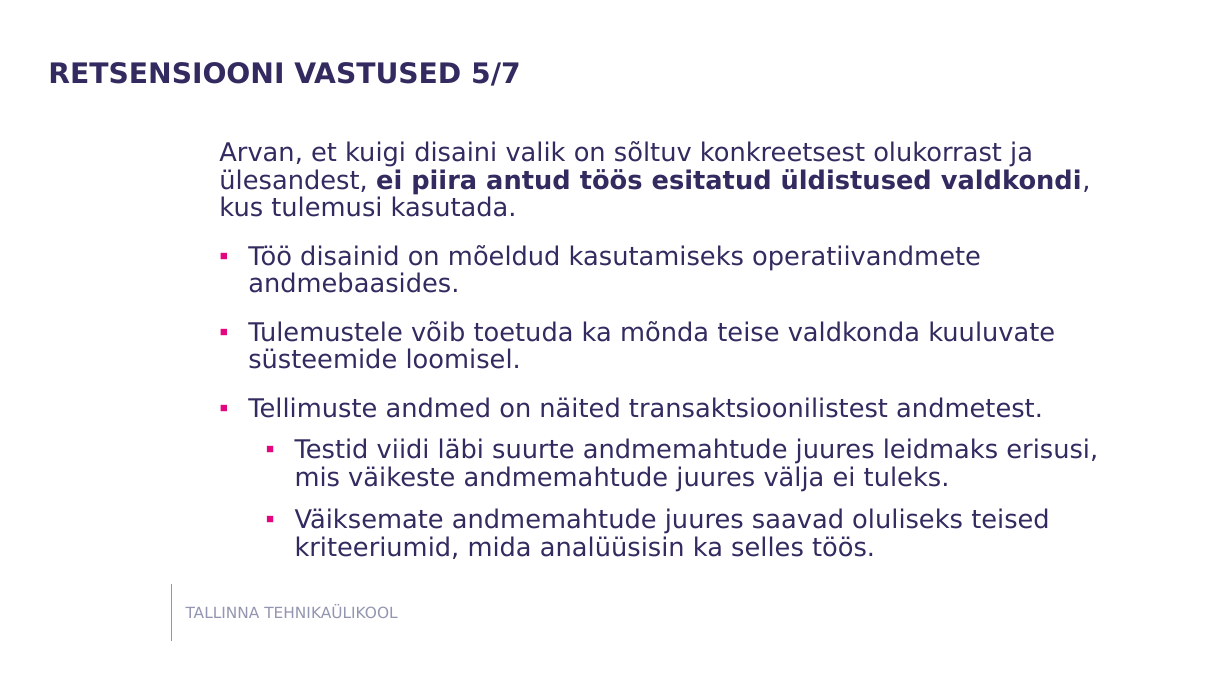
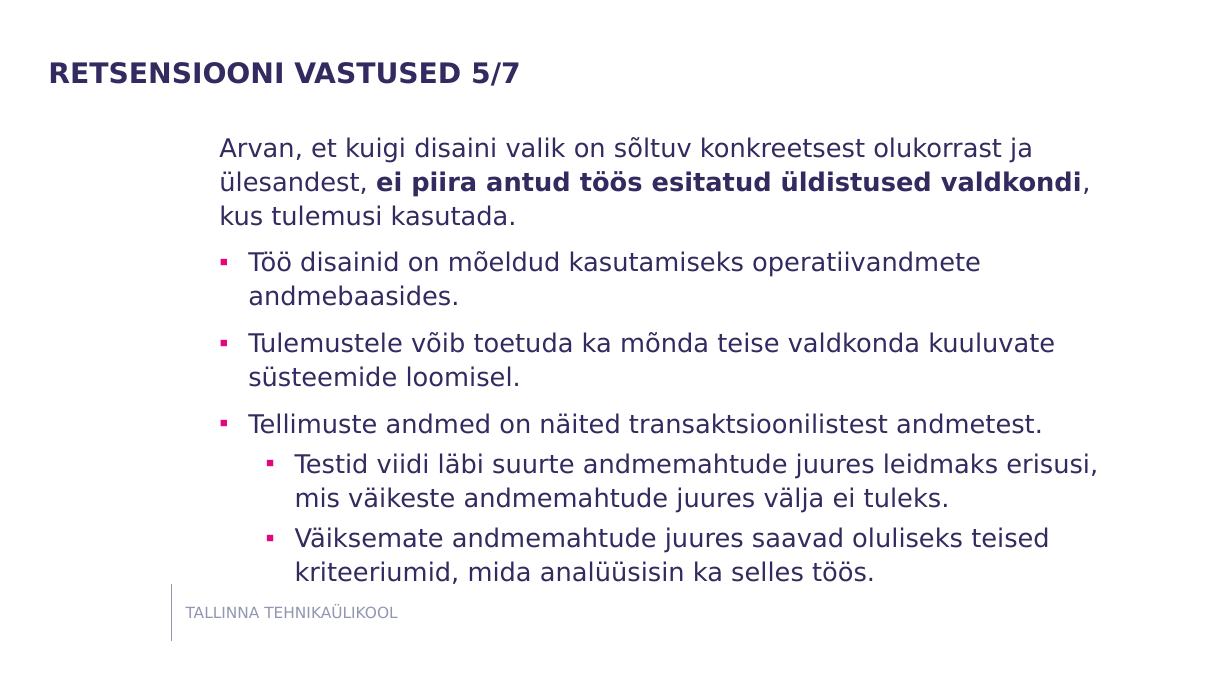
Before and after one commit to susannapeek1/SEISUNDITE-ESITAMINE-SQL-ANDMEBAASIDES, a slide deck: slide 25 of Ettekanne/Esitlus_Infosüsteemi_põhiolemite_seisundite_esitamine_SQL-Andmebaasides_Susanna_Peek.pptx. Drawn at 1232x693 pixels with LibreOffice and Linux fonts; fonts in the diff are those of the drawing; background and template pictures are left out. Boxes give left, top, right and bottom in pixels: in the first picture for what was removed or moved away, otherwise in the second. Text is boxed around its words. In the diff, an @@ line names an element or a change of style, - is before the commit and + after.

```diff
--- a/Ettekanne/Esitlus_Infosüsteemi_põhiolemite_seisundite_esitamine_SQL-Andmebaasides_Susanna_Peek.pptx
+++ b/Ettekanne/Esitlus_Infosüsteemi_põhiolemite_seisundite_esitamine_SQL-Andmebaasides_Susanna_Peek.pptx
@@ text "Arvan, et kuigi disaini valik ..." at box(219, 137, 1098, 553): line spacing 0.9 to 1.1; less space between paragraphs @@
```
Also in this commit, not shown: 22 other slides changed.
